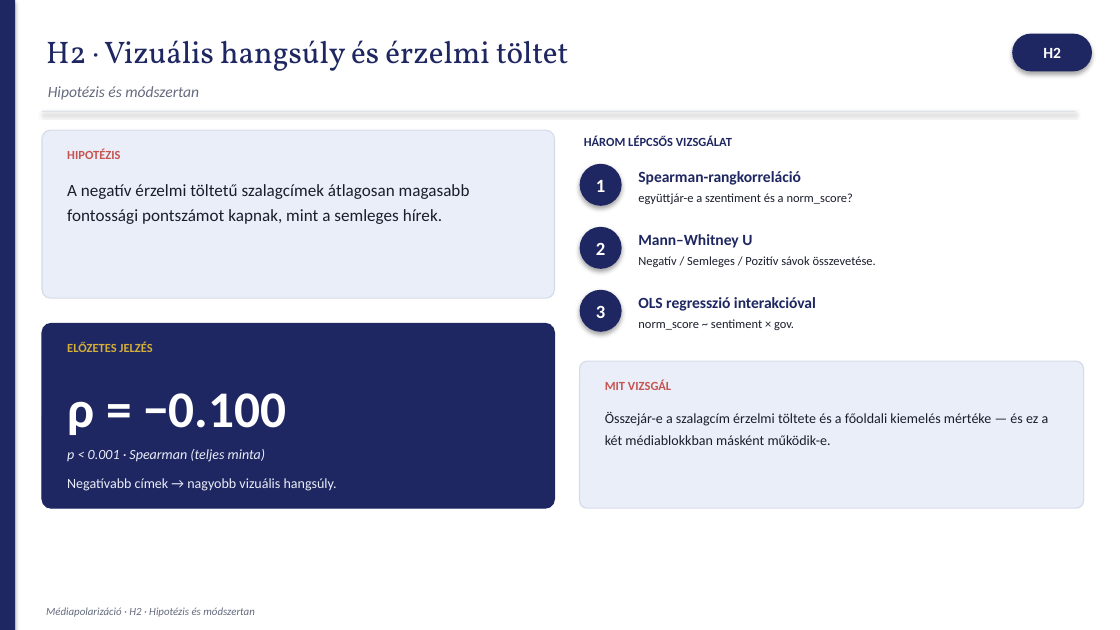
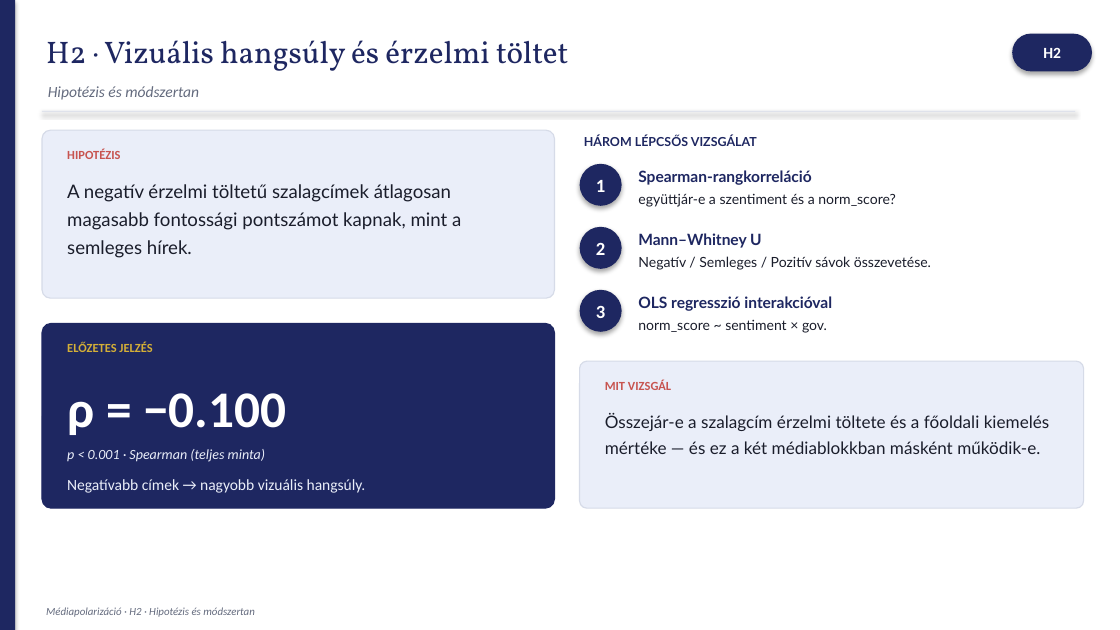
Before and after one commit to fberti/kontraszt-research, a slide deck: slide 10 of presentation/presentation_slides.pptx. Drawn at 1120x630 pixels with LibreOffice and Linux fonts; fonts in the diff are those of the drawing. Boxes give left, top, right and bottom in pixels: in the first picture for what was removed or moved away, otherwise in the second. Text is boxed around its words. In the diff, an @@ line names an element or a change of style, - is before the commit and + after.

```diff
--- a/presentation/presentation_slides.pptx
+++ b/presentation/presentation_slides.pptx
@@ font Calibri to Lato in 4 elements at box(638, 170, 811, 185), box(638, 233, 762, 248), box(638, 296, 832, 311), box(584, 135, 757, 146) @@
@@ text "A negatív érzelmi töltetű szalagcímek ..." at box(67, 184, 461, 258): size 11 to 12 pt, font Calibri to Lato @@
@@ size 8 to 9 pt, font Calibri to Lato in 3 elements at box(638, 193, 896, 207), box(638, 256, 931, 270), box(638, 320, 827, 333) @@
@@ text "Összejár-e a szalagcím érzelmi töltete ..." at box(605, 413, 1050, 454): size 9 to 11 pt, font Calibri to Lato @@
@@ text "Negatívabb címek → nagyobb vizuális ..." at box(67, 479, 366, 493): size 9 to 10 pt @@
```
Also in this commit, not shown: 17 other slides changed, 2 other files.
